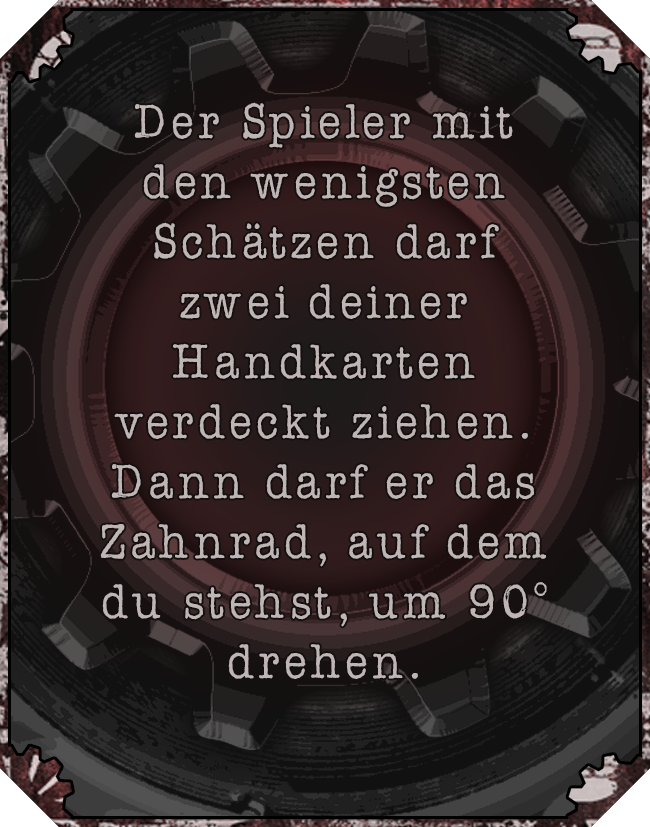
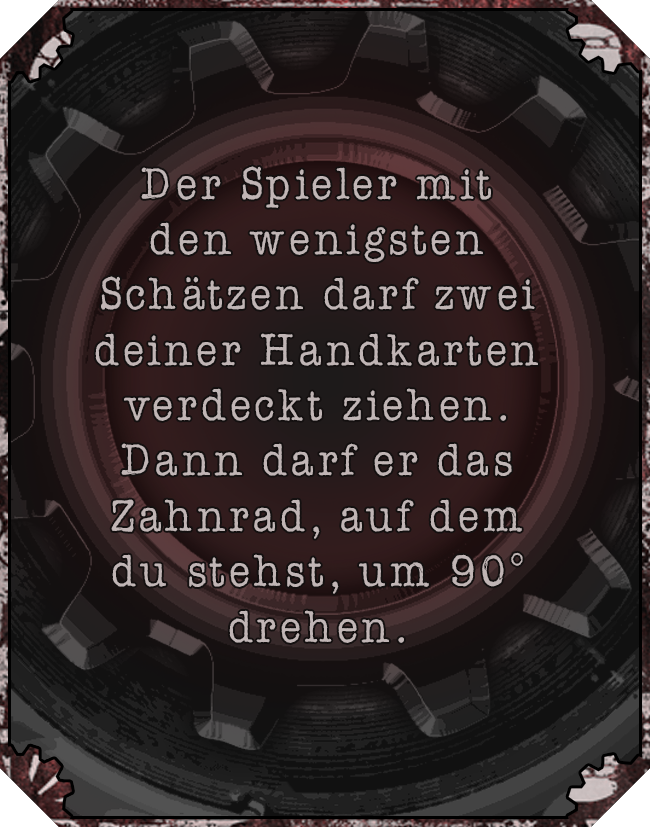
Revision of a layered (650, 827) image; what changed, layer by layer:
painted on "Der Spieler mit den wenigsten Schätzen darf zwei deiner Handkar" over (95, 102, 547, 679)
